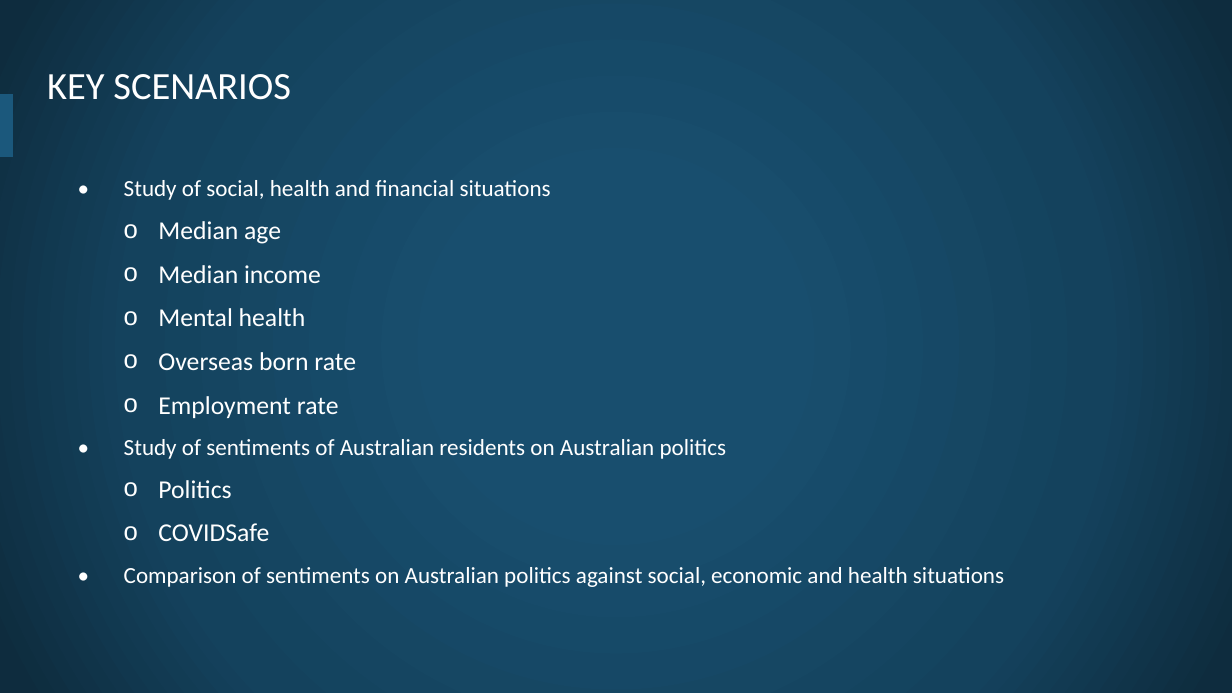
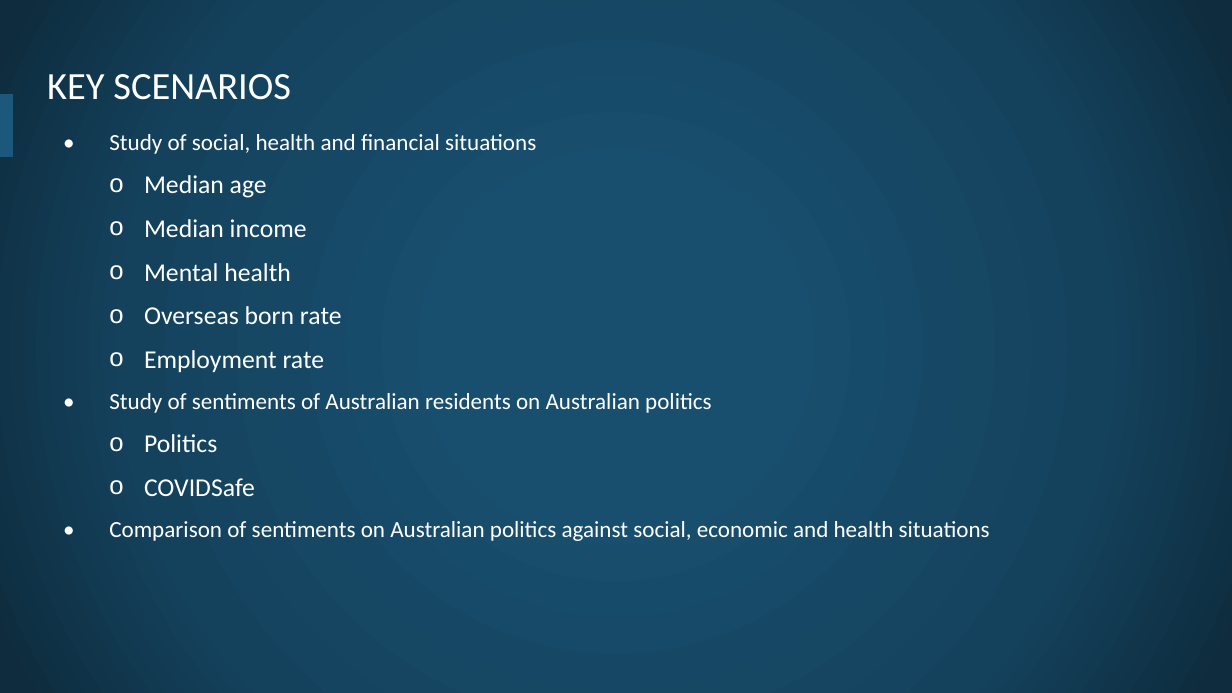
Before and after one commit to COMP90024-students/report, a slide deck: slide 4 of Team19_Presentation.pptx. Drawn at 1232x693 pixels with LibreOffice and Linux fonts; fonts in the diff are those of the drawing; background and template pictures are left out. Boxes give left, top, right and bottom in pixels: in the first picture for what was removed or moved away, otherwise in the second. Text is boxed around its words. In the diff, an @@ line names an element or a change of style, - is before the commit and + after.

```diff
--- a/Team19_Presentation.pptx
+++ b/Team19_Presentation.pptx
@@ text "• Study of social, health ...": place and size @@
-text "• Study of social, health ..." at [124, 180, 1004, 587]
+text "• Study of social, health ..." at [109, 134, 990, 541]
```
Also in this commit, not shown: 2 other slides changed, 1 slide added, 3 slides removed, 2 other files.
